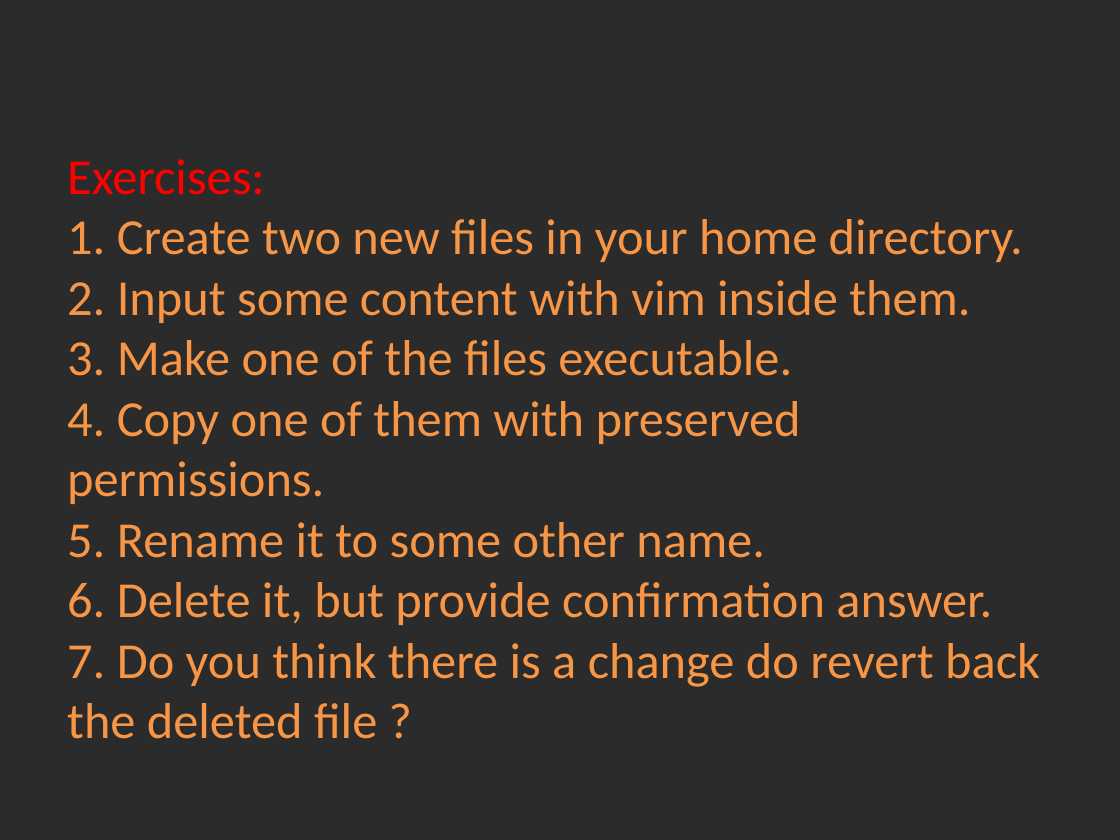
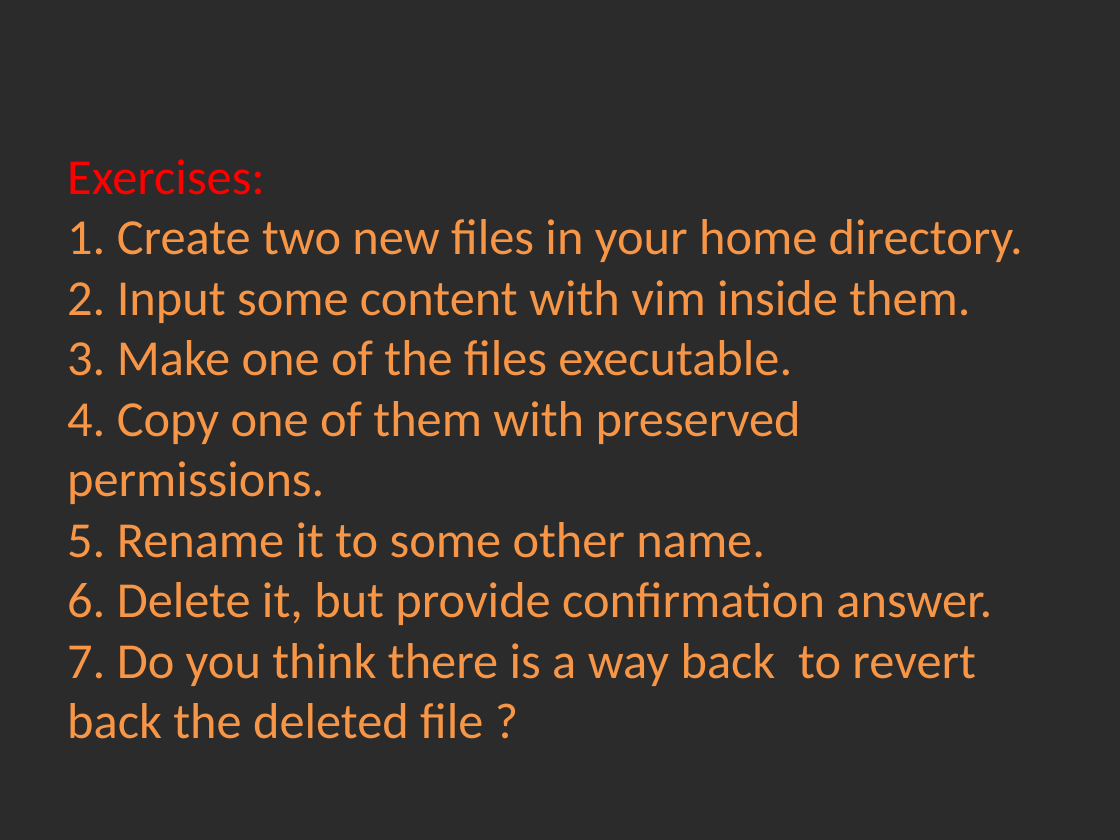
Before and after one commit to Academy-Soft-Intellect/Linux-Course, a slide deck: slide 7 of 3.FileSystem/03-FileSystem.pptx (slide 4 before the commit). Drawn at 1120x840 pixels with LibreOffice and Linux fonts; fonts in the diff are those of the drawing; background and template pictures are left out; a plain dark background stands for a picture behind light text. Boxes give left, top, right and bottom in pixels: in the first picture for what was removed or moved away, otherwise in the second. Text is boxed around its words. In the diff, an @@ line names an element or a change of style, - is before the commit and + after.

Commit message:
Modified filesystem.

```diff
--- a/3.FileSystem/03-FileSystem.pptx
+++ b/3.FileSystem/03-FileSystem.pptx
@@ title at (x1=67, y1=159, x2=1023, y2=739): text changed @@
-Exercises:
-1. Create two new files in your home directory.
-2. Input some content with vim inside them.
-3. Make one of the files executable.
-4. Copy one of them with preserved permissions.
-5. Rename it to some other name.
-6. Delete it, but provide confirmation answer.
-7. Do you think there is a change do revert back the deleted file ?
+Exercises:
+1. Create two new files in your home directory.
+2. Input some content with vim inside them.
+3. Make one of the files executable.
+4. Copy one of them with preserved permissions.
+5. Rename it to some other name.
+6. Delete it, but provide confirmation answer.
+7. Do you think there is a way back to revert back the deleted file ?
```
Also in this commit, not shown: 3 other slides changed, 3 slides added, 2 other files.
